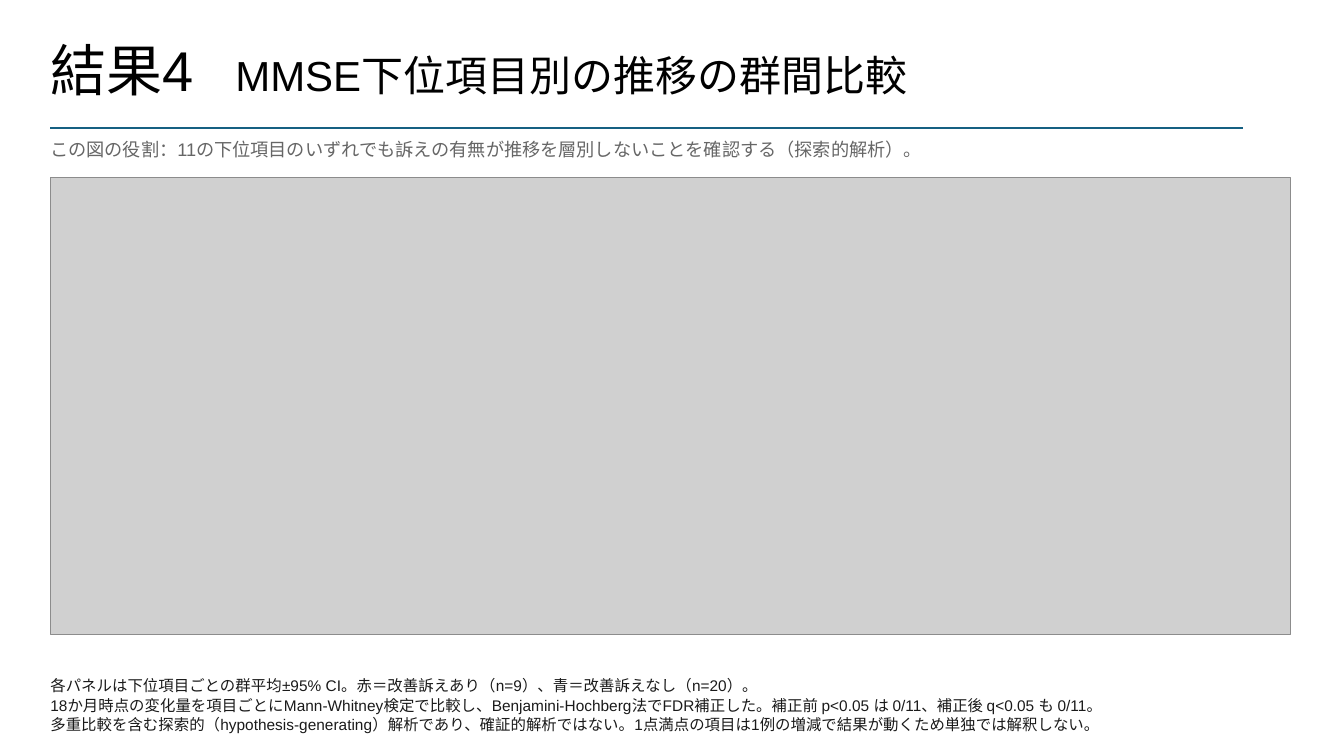
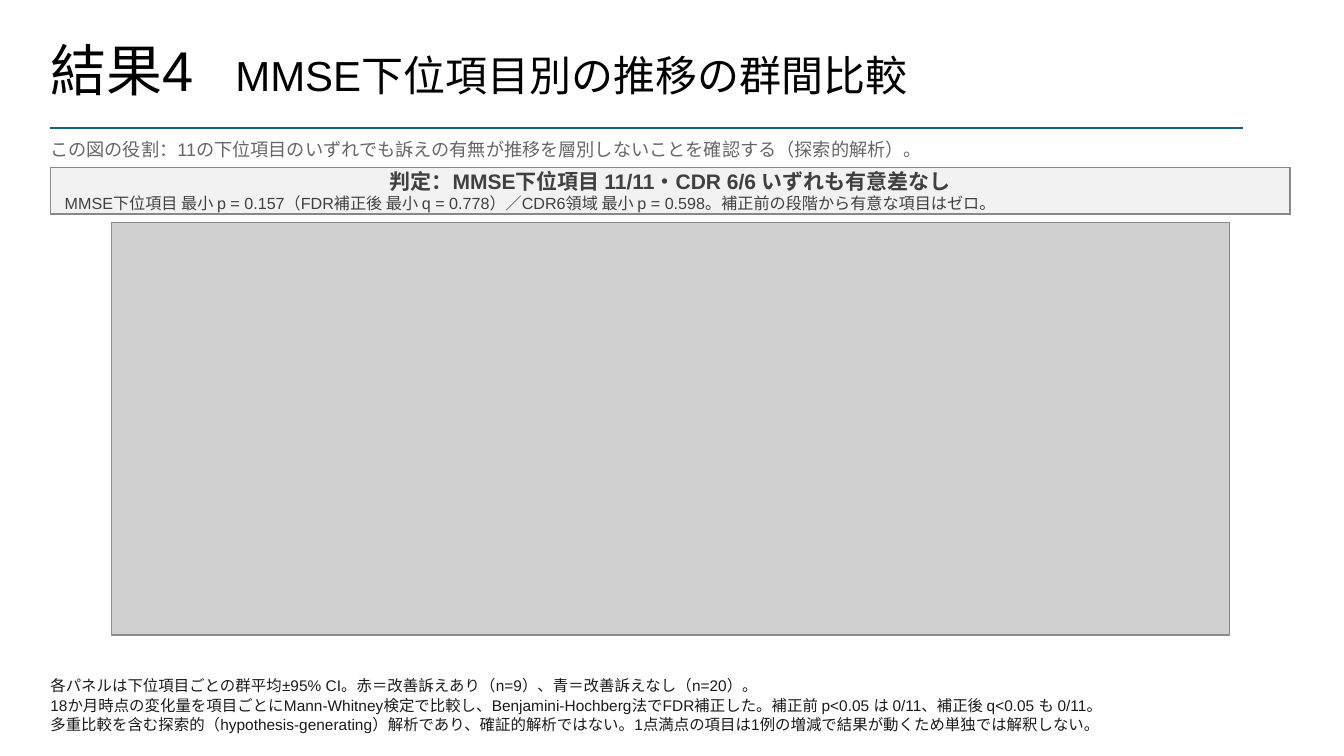
Before and after one commit to Yusuke013186/-, a slide deck: slide 4 of 8月5日に見せるスライド_更新版.pptx. Drawn at 1344x756 pixels with LibreOffice and Linux fonts; fonts in the diff are those of the drawing; grey boxes stand for pictures. Boxes give left, top, right and bottom in pixels: in the first picture for what was removed or moved away, otherwise in the second. Text is boxed around its words. In the diff, an @@ line names an element or a change of style, - is before the commit and + after.

```diff
--- a/8月5日に見せるスライド_更新版.pptx
+++ b/8月5日に見せるスライド_更新版.pptx
@@ rectangle added at (50,167,1291,214), fill #F2F2F2, outline #888888 1 pt, 11.5 pt, text #404040 @@
+判定：MMSE下位項目 11/11・CDR 6/6 いずれも有意差なし
+MMSE下位項目 最小 p = 0.157（FDR補正後 最小 q = 0.778）／CDR6領域 最小 p = 0.598。補正前の段階から有意な項目はゼロ。
@@ picture: place and size @@
-picture at (50,177,1291,635)
+picture at (111,223,1229,635)
```
Also in this commit, not shown: 4 other slides changed, 1 slide added, 13 other files.
